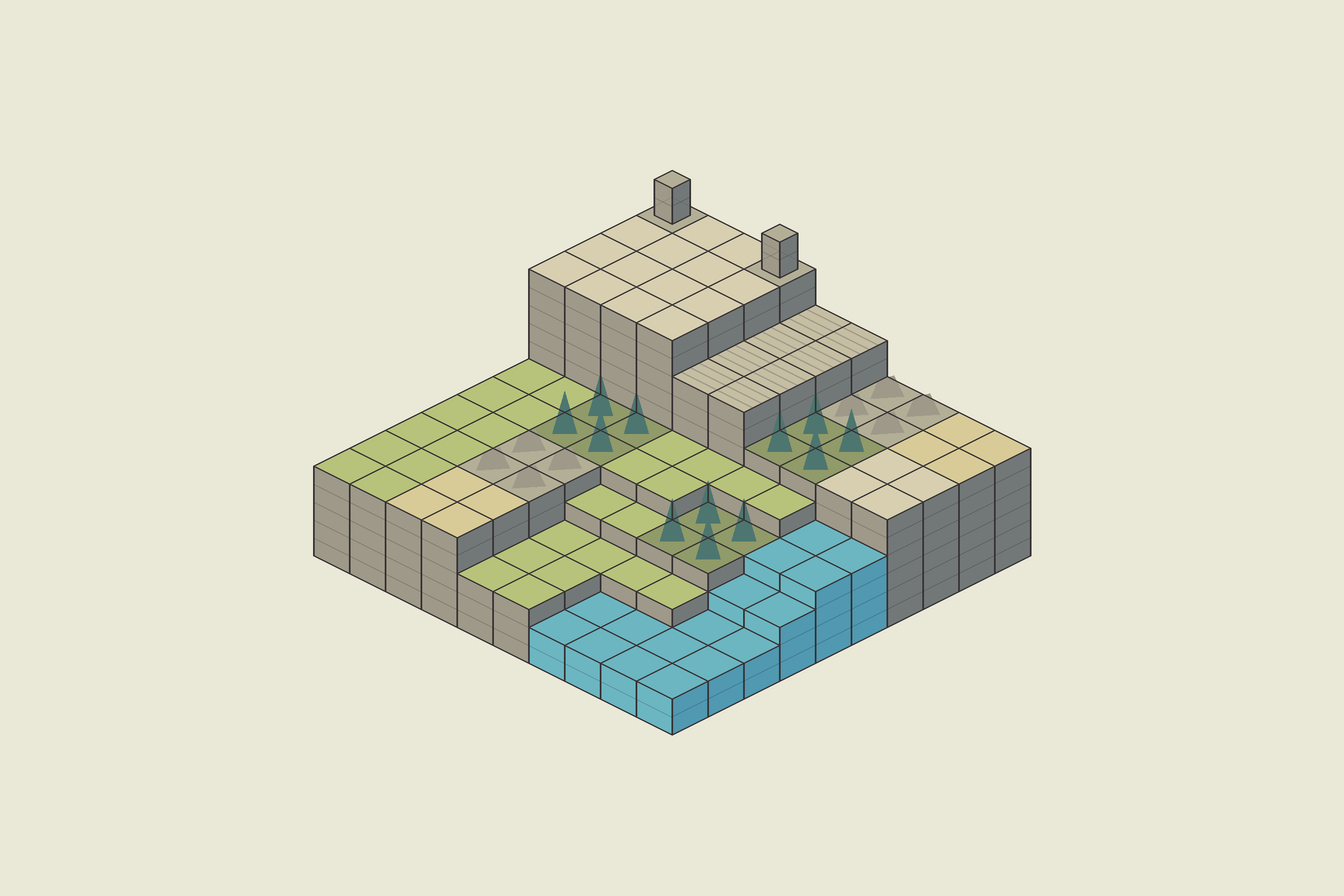
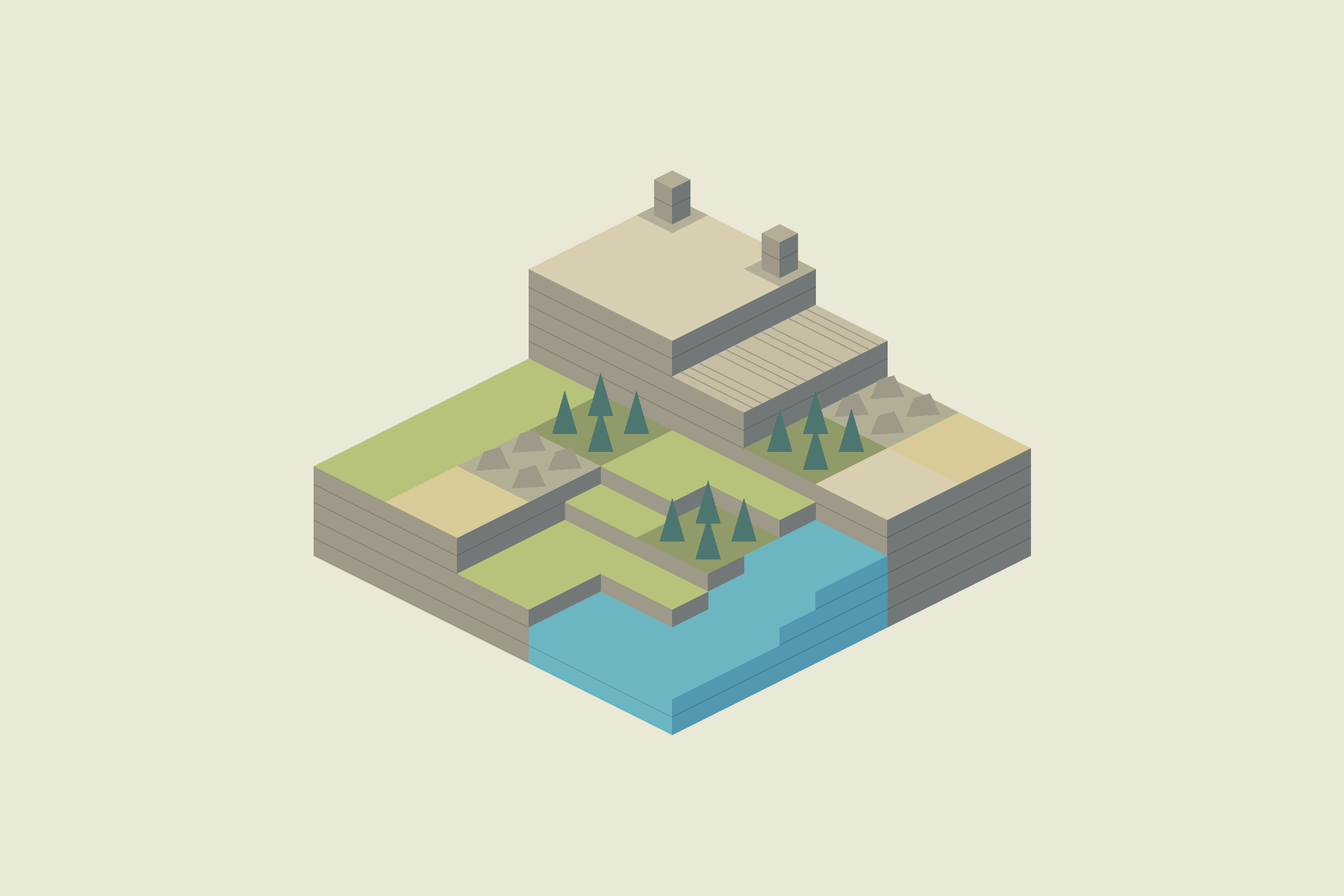
Revision of a layered 1344x896 image; what changed, layer by layer:
hid "GUIDE ground grid on tops" over (x1=313, y1=197, x2=1031, y2=700)
hid "CONTROL line art" over (x1=312, y1=169, x2=1032, y2=736)
